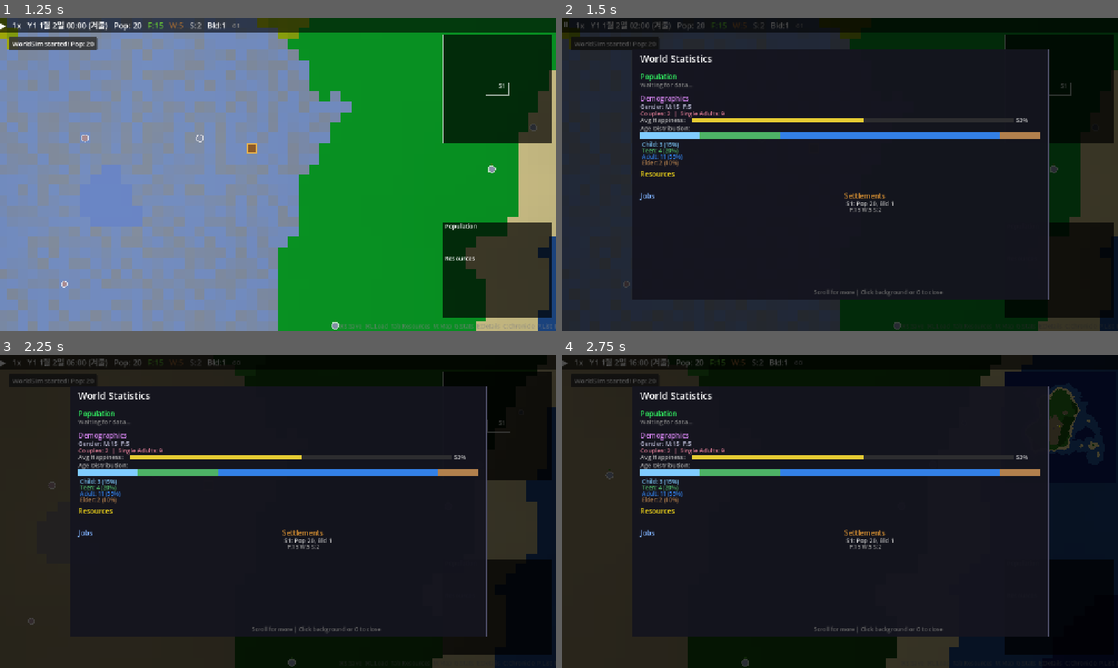
Above: before the commit, frames 1-4 (two rows, left to right).
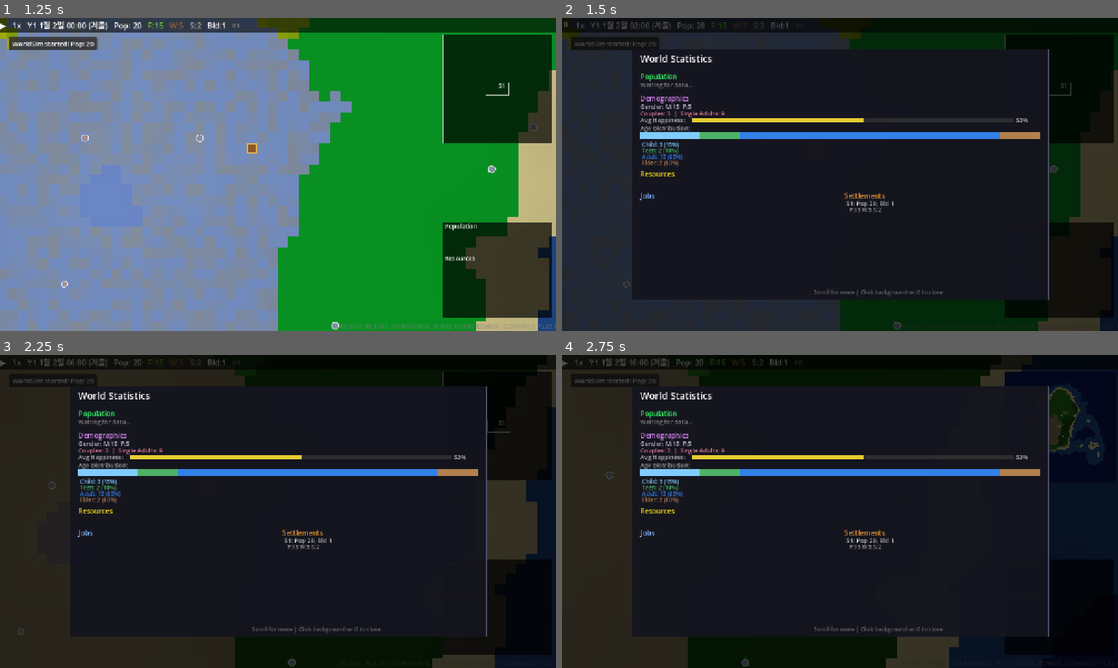
Above: after the commit, the same moments.

Repository: hyunlord/new-world
Game: Godot game, scene res://scenes/main/main.tscn
Same seed, same stepped clock (60 frames per second), same inputs: the game is played once before the commit and once after it.
Inputs (mouse positions are in pixels of both pictures, inside the frame that each line leads up to):
- Up to frame 1 (1.25 s): tap Enter at 0.5 s; drag from (494, 89) to (333, 105) at 0.52 s
- Up to frame 2 (1.5 s): drag from (1056, 271) to (812, 237) at 1.27 s
- Up to frame 3 (2.25 s): tap Space at 2 s; move the mouse to (278, 511) at 2.02 s; hold D from 2.03 s (still down); tap Tab at 2.1 s; click (278, 511) at 2.17 s
- Up to frame 4 (2.75 s): keep holding D

Frame 1 is identical in both runs. In frame 2, 0.2% of the frame differs, in the area x 17-40%, y 30-46%; in frame 3, 0.2%, in the area x 3-40%, y 30-90%; in frame 4, 0.2%.

Commit message:
chore(T-2007-A,B): 6-stage age system, birth_date schema, childcare config
DIRECT changes for Phase 2-A1 (config-first before Codex dispatch):

- game_config.gd: 7→6 age stages (remove "ancient", adjust boundaries:
  infant≤2, toddler 3-5, child 6-11, teen 12-14, adult 15-55, elder 56+),
  add CHILDCARE_*, CHILD_HUNGER_DECAY_MULT, CHILD_GATHER_EFFICIENCY,
  CHILD_MOVE_SKIP_MOD constants
- game_calendar.gd: update age stage boundaries to match, add
  birth_date_from_tick() and format_birth_date() helpers
- entity_data.gd: add birth_date Dictionary field, serialize in to_dict(),
  deserialize in from_dict() with migration from birth_tick for old saves
- save_manager.gd: remove "ancient" from _age_stages array

Co-Authored-By: Claude Opus 4.6 <noreply@anthropic.com>

Diff:
--- a/scripts/core/entity_data.gd
+++ b/scripts/core/entity_data.gd
@@ -29,6 +29,7 @@
 var children_ids: Array = []
 var pregnancy_tick: int = -1
 var last_birth_tick: int = -1  # For postpartum amenorrhea tracking
+var birth_date: Dictionary = {}  # {"year": int, "month": int, "day": int}
 
 ## Phase 2: Personality (immutable after creation, 0.0~1.0)
 var personality: Dictionary = {
@@ -143,6 +144,7 @@
 		"last_birth_tick": last_birth_tick,
 		"personality": personality.duplicate(),
 		"emotions": emotions.duplicate(),
+		"birth_date": birth_date.duplicate(),
 	}
 
 
@@ -190,6 +192,17 @@
 		e.children_ids.append(int(cids[i]))
 	e.pregnancy_tick = data.get("pregnancy_tick", -1)
 	e.last_birth_tick = data.get("last_birth_tick", -1)
+	# birth_date: load from save or migrate from birth_tick
+	var bd_data = data.get("birth_date", {})
+	if bd_data.is_empty() and e.birth_tick != 0:
+		var GameCalendar = load("res://scripts/core/game_calendar.gd")
+		e.birth_date = GameCalendar.birth_date_from_tick(e.birth_tick)
+	elif not bd_data.is_empty():
+		e.birth_date = {
+			"year": int(bd_data.get("year", 0)),
+			"month": int(bd_data.get("month", 1)),
+			"day": int(bd_data.get("day", 1)),
+		}
 	var p_data: Dictionary = data.get("personality", {})
 	e.personality = {
 		"openness": p_data.get("openness", 0.5),
--- a/scripts/core/game_calendar.gd
+++ b/scripts/core/game_calendar.gd
@@ -101,25 +101,23 @@
 	return float(current_tick - birth_tick) / float(TICKS_PER_YEAR)
 
 
-## Get age stage from age in years (7 stages)
+## Get age stage from age in years (6 stages)
 static func get_age_stage_from_years(age_years: float) -> String:
-	if age_years < 1.0:
+	if age_years < 3.0:
 		return "infant"
-	elif age_years < 5.0:
+	elif age_years < 6.0:
 		return "toddler"
 	elif age_years < 12.0:
 		return "child"
-	elif age_years < 18.0:
+	elif age_years < 15.0:
 		return "teen"
-	elif age_years < 55.0:
+	elif age_years < 56.0:
 		return "adult"
-	elif age_years < 70.0:
+	else:
 		return "elder"
-	else:
-		return "ancient"
 
 
-## Get age stage from age in ticks (7 stages)
+## Get age stage from age in ticks (6 stages)
 static func get_age_stage(age_ticks: int) -> String:
 	var age_years: float = float(age_ticks) / float(TICKS_PER_YEAR)
 	return get_age_stage_from_years(age_years)
@@ -133,3 +131,31 @@
 ## Convert days to ticks
 static func days_to_ticks(days: int) -> int:
 	return days * TICKS_PER_DAY
+
+
+## Generate birth_date Dictionary from a birth_tick value.
+## For negative birth_ticks (pre-game entities), calculates date before Y1.
+static func birth_date_from_tick(birth_tick: int, rng: RandomNumberGenerator = null) -> Dictionary:
+	if birth_tick >= 0:
+		var d: Dictionary = tick_to_date(birth_tick)
+		return {"year": d.year, "month": d.month, "day": d.day}
+	# Pre-game entity: born before Y1
+	var age_ticks: int = -birth_tick
+	var age_years: int = age_ticks / TICKS_PER_YEAR
+	var birth_year: int = 1 - age_years
+	var month: int = 1
+	var day: int = 1
+	if rng != null:
+		month = rng.randi_range(1, 12)
+		day = rng.randi_range(1, 28)
+	return {"year": birth_year, "month": month, "day": day}
+
+
+## Format birth_date for UI display: "Y-25 7월 15일생"
+static func format_birth_date(bd: Dictionary) -> String:
+	if bd.is_empty():
+		return ""
+	var year: int = bd.get("year", 0)
+	var month: int = bd.get("month", 1)
+	var day: int = bd.get("day", 1)
+	return "Y%d %s %d일생" % [year, MONTH_NAMES[clampi(month - 1, 0, 11)], day]
--- a/scripts/core/game_config.gd
+++ b/scripts/core/game_config.gd
@@ -18,13 +18,13 @@
 const TICKS_PER_MONTH: int = 365    # ~30.4 days * 12 ticks/day
 const TICKS_PER_YEAR: int = 4380    # 365 * 12
 
-## Age stage thresholds (in simulation ticks) — 7 stages
-const AGE_INFANT_END: int = 4380     # 1 year
-const AGE_TODDLER_END: int = 21900   # 5 years
-const AGE_CHILD_END: int = 52560     # 12 years
-const AGE_TEEN_END: int = 78840      # 18 years
-const AGE_ADULT_END: int = 240900    # 55 years
-const AGE_ELDER_END: int = 306600    # 70 years
+## Age stage thresholds (in simulation ticks) — 6 stages
+## infant ≤2y, toddler 3-5y, child 6-11y, teen 12-14y, adult 15-55y, elder 56+
+const AGE_INFANT_END: int = 13140    # 3 years  (< 3y → infant)
+const AGE_TODDLER_END: int = 26280   # 6 years  (< 6y → toddler)
+const AGE_CHILD_END: int = 52560     # 12 years (< 12y → child)
+const AGE_TEEN_END: int = 65700      # 15 years (< 15y → teen)
+const AGE_ADULT_END: int = 245280    # 56 years (< 56y → adult, else elder)
 const AGE_MAX: int = 525600          # 120 years (theoretical max)
 const PREGNANCY_DURATION: int = 3360  # 280 days × 12 ticks/day (mean gestation)
 const PREGNANCY_DURATION_STDEV: int = 120  # ~10 days × 12 ticks/day
@@ -92,7 +92,7 @@
 	return float(age_ticks) / float(TICKS_PER_YEAR)
 
 
-## Get age stage string from age in ticks (7 stages)
+## Get age stage string from age in ticks (6 stages)
 static func get_age_stage(age_ticks: int) -> String:
 	if age_ticks < AGE_INFANT_END:
 		return "infant"
@@ -104,10 +104,8 @@
 		return "teen"
 	elif age_ticks < AGE_ADULT_END:
 		return "adult"
-	elif age_ticks < AGE_ELDER_END:
+	else:
 		return "elder"
-	else:
-		return "ancient"
 
 ## Speed options (multipliers)
 const SPEED_OPTIONS: Array[int] = [1, 2, 3, 5, 10]
@@ -260,6 +258,46 @@
 const MIGRATION_STARTUP_STONE: float = 3.0
 const SETTLEMENT_CLEANUP_INTERVAL: int = 250
 
+## ══════════════════════════════════════
+## Childcare & Child Development
+## ══════════════════════════════════════
+const CHILDCARE_TICK_INTERVAL: int = 10
+const CHILDCARE_HUNGER_THRESHOLD: float = 0.5
+
+## Feed amounts per childcare tick (food units from stockpile)
+const CHILDCARE_FEED_AMOUNTS: Dictionary = {
+	"infant": 0.15,
+	"toddler": 0.25,
+	"child": 0.35,
+	"teen": 0.42,
+}
+
+## Hunger decay multiplier by age stage (applied in NeedsSystem)
+const CHILD_HUNGER_DECAY_MULT: Dictionary = {
+	"infant": 0.5,
+	"toddler": 0.6,
+	"child": 0.75,
+	"teen": 0.9,
+}
+
+## Gathering efficiency by age stage (1.0 = full adult rate)
+const CHILD_GATHER_EFFICIENCY: Dictionary = {
+	"child": 0.4,
+	"teen": 0.8,
+	"elder": 0.5,
+}
+
+## Movement skip modulo by age stage (skip 1 in N ticks; higher N = faster)
+## infant/toddler: skip every other tick → 50%, child: skip 1/3 → 70%
+## teen: skip 1/10 → 90%, elder: skip 1/3 → 67%
+const CHILD_MOVE_SKIP_MOD: Dictionary = {
+	"infant": 2,
+	"toddler": 2,
+	"child": 3,
+	"teen": 10,
+	"elder": 3,
+}
+
 
 ## ══════════════════════════════════════
 ## Personality compatibility
--- a/scripts/core/save_manager.gd
+++ b/scripts/core/save_manager.gd
@@ -9,7 +9,7 @@
 
 ## Reverse-lookup arrays for binary enum deserialization
 var _genders: Array = ["male", "female"]
-var _age_stages: Array = ["infant", "toddler", "child", "teen", "adult", "elder", "ancient"]
+var _age_stages: Array = ["infant", "toddler", "child", "teen", "adult", "elder"]
 var _jobs: Array = ["none", "gatherer", "lumberjack", "builder", "miner"]
 var _rel_types: Array = ["stranger", "acquaintance", "friend", "close_friend", "romantic", "partner", "rival"]
 
Not shown, changed: PROGRESS.md
